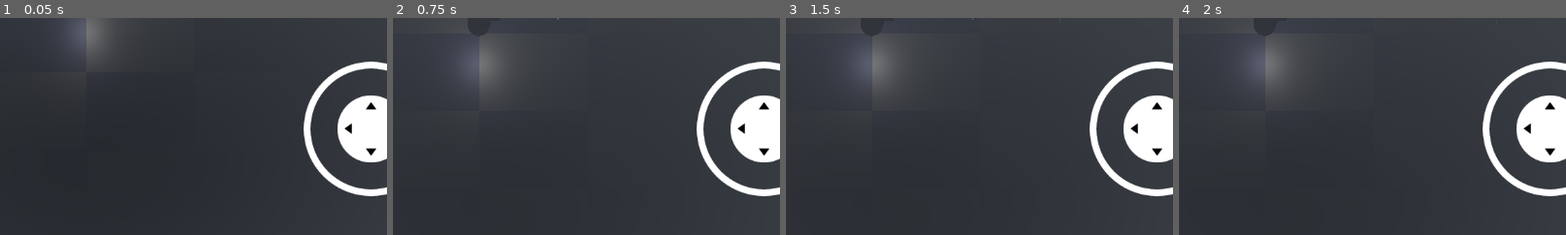
Above: before the commit, frames 1-4 (left to right).
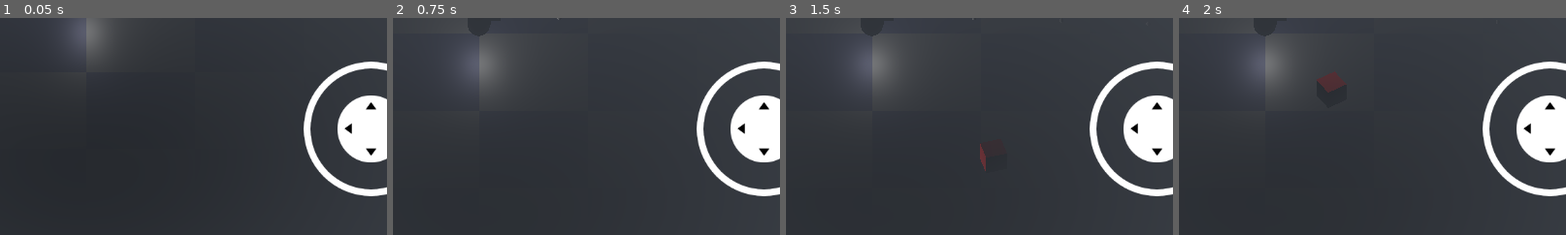
Above: after the commit, the same moments.

Repository: Adamekka/bullets-vs-bullets
Game: Godot game, scene res://scenes/main.tscn
Two runs of this game, one before a commit and one after it. Both use one fixed random seed, a clock stepped at 60 frames per second and the inputs below.
Inputs (mouse positions are % of the whole screen's width and height, from its top left):
- Up to frame 1 (0.05 s): no input
- Up to frame 2 (0.75 s): tap Enter at 0.5 s; move the mouse to (72, 45) at 0.52 s; hold Right (shoot_right) from 0.53 s (still down); click (72, 45) at 0.67 s
- Up to frame 3 (1.5 s): release Right (shoot_right) at 1.25 s; tap Space at 1.25 s; drag from (30, 55) to (45, 70) at 1.27 s
- Up to frame 4 (2 s): no input
The pictures show only the part of the screen within x 39-89%, y 50-100%; the shares and areas given below are measured in that part.

Frames 1-2 are identical in both runs. In frame 3, 0.1% of the frame differs, in the area x 50-52%, y 58-71%; in frame 4, 0.1%.

Commit message:
feat: enemy square

Diff:
--- /dev/null
+++ b/entities/enemies/enemy_square.gd
@@ -0,0 +1,21 @@
+extends RigidBody3D
+
+class_name EnemySquare
+
+const SPEED: int = 10
+const TIME_TO_LIVE: float = 10
+
+
+func _ready():
+	await get_tree().create_timer(TIME_TO_LIVE).timeout
+	queue_free()
+
+
+func _physics_process(delta):
+	var player_pos: Vector3 = get_node("/root/main/Player").position
+	position = position.move_toward(player_pos, delta * SPEED)
+	position.y = 1.5
+	rotation.y += delta * 10
+
+	if position.distance_to(player_pos) < 2:
+		get_tree().quit()
--- /dev/null
+++ b/entities/enemies/enemy_square.tscn
@@ -0,0 +1,20 @@
+[gd_scene load_steps=5 format=3 uid="uid://b3lntx5pkjfdn"]
+
+[ext_resource type="Script" path="res://entities/enemies/enemy_square.gd" id="1_cr54r"]
+
+[sub_resource type="BoxShape3D" id="BoxShape3D_r86cx"]
+
+[sub_resource type="BoxMesh" id="BoxMesh_02tr2"]
+
+[sub_resource type="StandardMaterial3D" id="StandardMaterial3D_pyt3u"]
+albedo_color = Color(1, 0, 0, 1)
+
+[node name="EnemySquare" type="RigidBody3D"]
+script = ExtResource("1_cr54r")
+
+[node name="Collision" type="CollisionShape3D" parent="."]
+shape = SubResource("BoxShape3D_r86cx")
+
+[node name="Mesh" type="MeshInstance3D" parent="."]
+mesh = SubResource("BoxMesh_02tr2")
+surface_material_override/0 = SubResource("StandardMaterial3D_pyt3u")
--- a/entities/player/gun.gd
+++ b/entities/player/gun.gd
@@ -1,4 +1,6 @@
 extends Node3D
+
+class_name Gun
 
 const bullet := preload("res://models/bullet.tscn")
 
--- a/entities/player/player.gd
+++ b/entities/player/player.gd
@@ -1,4 +1,6 @@
 extends CharacterBody3D
+
+class_name Player
 
 const SPEED: float = 5.0
 
--- a/models/bullet.gd
+++ b/models/bullet.gd
@@ -13,3 +13,8 @@
 
 func _physics_process(delta: float):
 	position += get_meta("direction") * SPEED * delta
+
+	var colliding_nodes: Array[Node3D] = get_colliding_bodies()
+	for node in colliding_nodes:
+		if node is EnemySquare:
+			node.queue_free()
--- a/models/bullet.tscn
+++ b/models/bullet.tscn
@@ -14,6 +14,8 @@
 
 [node name="Bullet" type="RigidBody3D"]
 gravity_scale = 0.1
+max_contacts_reported = 1
+contact_monitor = true
 script = ExtResource("1_uxewj")
 metadata/direction = Vector2(0, 0)
 
--- a/scenes/camera.gd
+++ b/scenes/camera.gd
@@ -1,4 +1,6 @@
 extends Camera3D
+
+class_name Camera
 
 @export var target: Node3D
 
--- /dev/null
+++ b/scenes/main.gd
@@ -0,0 +1,13 @@
+extends Node3D
+
+class_name Main
+
+const enemy_square := preload("res://entities/enemies/enemy_square.tscn")
+
+
+func _enemy_square_spawn():
+	var enemy_square_instance: Node3D = enemy_square.instantiate()
+	var enemy_square_spawn_pos: Vector3 = Vector3(randf_range(0, 20), 0, randf_range(0, 20))
+	enemy_square_instance.position = enemy_square_spawn_pos
+
+	add_child(enemy_square_instance)
--- a/scenes/main.tscn
+++ b/scenes/main.tscn
@@ -1,6 +1,7 @@
-[gd_scene load_steps=6 format=3 uid="uid://3tiofbb7f7ht"]
+[gd_scene load_steps=7 format=3 uid="uid://3tiofbb7f7ht"]
 
 [ext_resource type="PackedScene" uid="uid://cpv6u8xsgag2s" path="res://models/floor.tscn" id="1_4meee"]
+[ext_resource type="Script" path="res://scenes/main.gd" id="1_70uib"]
 [ext_resource type="Script" path="res://scenes/camera.gd" id="1_e16l5"]
 [ext_resource type="PackedScene" uid="uid://bp54yu83v5w6u" path="res://entities/player/player.tscn" id="1_eg6qm"]
 [ext_resource type="PackedScene" uid="uid://ccoisav5hixwy" path="res://ui/ui.tscn" id="3_m1y6n"]
@@ -10,6 +11,7 @@
 fog_sky_affect = 0.0
 
 [node name="main" type="Node3D"]
+script = ExtResource("1_70uib")
 
 [node name="Camera" type="Camera3D" parent="." node_paths=PackedStringArray("target")]
 transform = Transform3D(1, -5.95416e-16, 2.46629e-16, 2.4663e-16, 0.707107, 0.707107, -5.95416e-16, -0.707107, 0.707107, 2.08165e-12, 8.5, 10)
@@ -23,7 +25,12 @@
 [node name="Player" parent="." instance=ExtResource("1_eg6qm")]
 transform = Transform3D(1, -3.48787e-16, 3.48787e-16, 3.48787e-16, 1, -3.48787e-16, -3.48787e-16, 3.48787e-16, 1, 2.08165e-12, 1, 2.08165e-12)
 
+[node name="Timer" type="Timer" parent="."]
+autostart = true
+
 [node name="UI" parent="." instance=ExtResource("3_m1y6n")]
 
 [node name="WorldEnvironment" type="WorldEnvironment" parent="."]
 environment = SubResource("Environment_fmgbw")
+
+[connection signal="timeout" from="Timer" to="." method="_enemy_square_spawn"]
